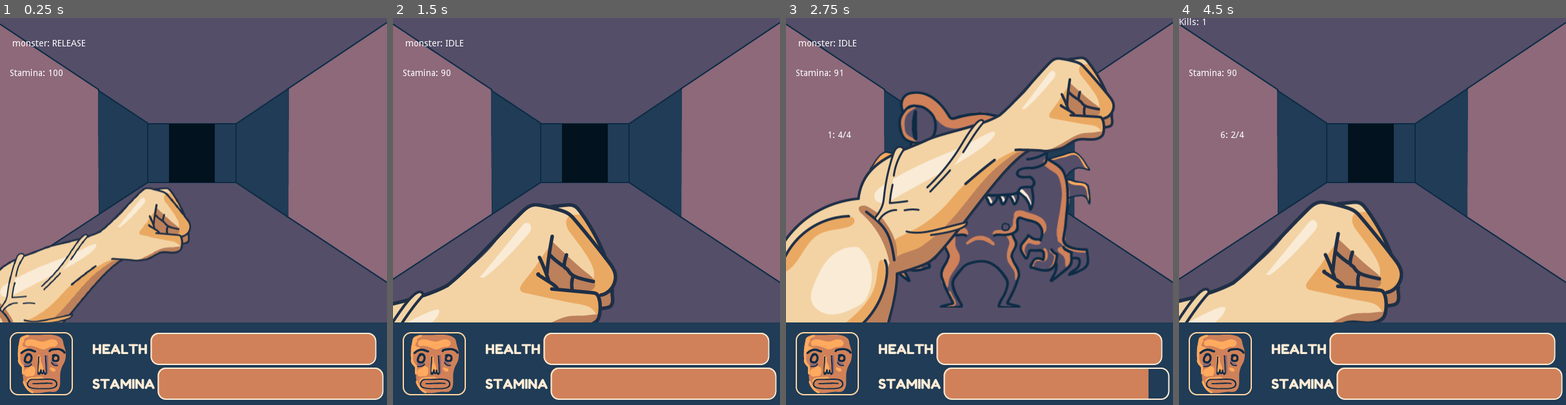
Above: before the commit, frames 1-4 (left to right).
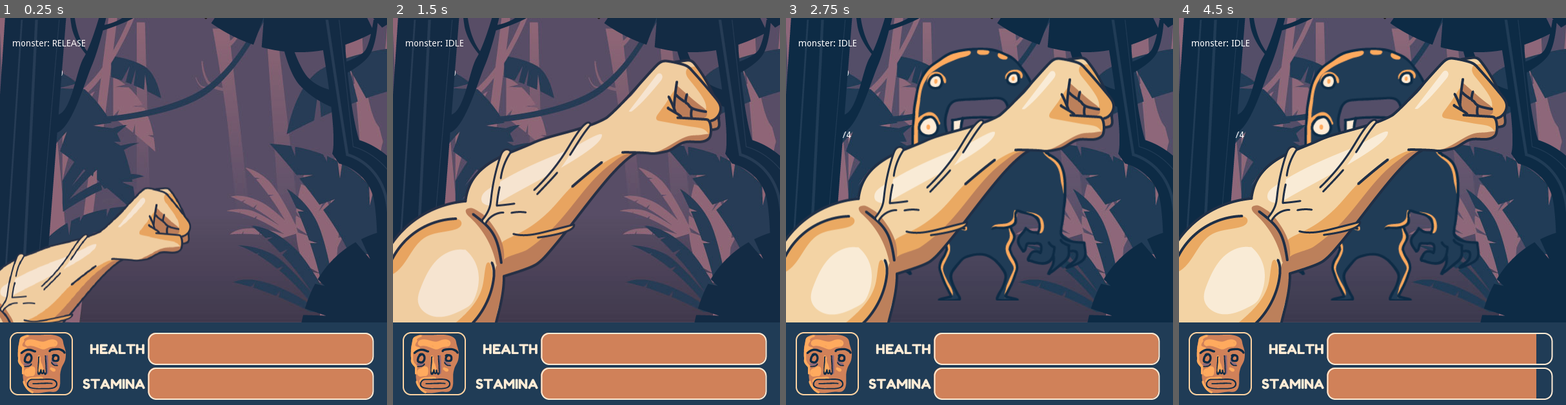
Above: after the commit, the same moments.

Repository: blackmambastudio/mocho
Game: Godot game, scene res://Game.tscn
Two runs of this game, one before a commit and one after it. Both use one fixed random seed, a clock stepped at 60 frames per second and the inputs below.
Inputs (mouse positions are in pixels of both pictures, inside the frame that each line leads up to):
- Up to frame 1 (0.25 s): no input
- Up to frame 2 (1.5 s): hold Right (ui_right) 0.53-1.28 s; tap D (block) at 0.6 s; click (586, 211) at 0.67 s; tap K (hit) at 0.8, 1.35 s; tap Enter at 1.25 s; move the mouse to (509, 230) at 1.27 s; click (509, 230) at 1.42 s
- Up to frame 3 (2.75 s): tap D (block) at 1.55, 2.1 s; move the mouse to (1018, 126) at 2.02 s; hold Right (ui_right) from 2.03 s (still down); click (1018, 126) at 2.17 s; tap K (hit) at 2.3 s
- Up to frame 4 (4.5 s): tap Space at 2.75 s; move the mouse to (1353, 288) at 2.77 s; tap K (hit) at 2.85, 3.8, 4.35 s; click (1353, 288) at 2.92 s; tap D (block) at 3.05, 3.6 s; move the mouse to (1488, 269) at 3.52 s; release Right (ui_right) at 3.53 s; click (1488, 269) at 3.67 s; move the mouse to (1256, 153) at 4.27 s; click (1256, 153) at 4.42 s

The runs differ from the first frame. In frame 1, 49% of the frame differs, in the area x 0-100%, y 0-99%; in frame 2, 63%; in frame 3, 44%; in frame 4, 67%.

Commit message:
Added spritesheet for Marta, the segundo mostro.
Updated the background and foreground of the game world with the jungle sprites made by Lorena.
The game can be restarted with a punch.
Added LMB and LRB to the Input Map for hit and block respectively.
Updated Godot's project icon.

Diff:
--- /dev/null
+++ b/CustomResources/DynamicFont/Fredoka-21.tres
@@ -0,0 +1,7 @@
+[gd_resource type="DynamicFont" load_steps=2 format=2]
+
+[ext_resource path="res://Assets/FredokaOne-Regular.ttf" type="DynamicFontData" id=1]
+
+[resource]
+size = 21
+font_data = ExtResource( 1 )
--- a/Dungeon.gd
+++ b/Dungeon.gd
@@ -1,6 +1,11 @@
 extends Control
 
 var Monster = preload("res://Monster.tscn")
+var Monster2 = preload("res://MonsterMarta.tscn")
 
 func next_monster():
-	return Monster.instance()
+	randomize()
+	if randf() < 0.5:
+		return Monster.instance()
+	else:
+		return Monster2.instance()
--- a/Fighter.gd
+++ b/Fighter.gd
@@ -131,3 +131,10 @@
 	elif self.current_status != STATUS.BLOCK:
 		self.time_transition = 0
 		set_status(STATUS.STUNNED)
+
+func restart():
+	self.hp = 100
+	self.damaged = false
+	self.block_released = false
+	$HP.text = 'HP: ' + str(self.hp)
+	set_status(STATUS.IDLE)
--- a/GUI.gd
+++ b/GUI.gd
@@ -1,4 +1,6 @@
 extends CanvasLayer
+
+signal restart_pressed
 
 onready var _health = $GUI/HUD/VBoxContainer/HealthContainer/HealthBar
 onready var _stamina = $GUI/HUD/VBoxContainer/StaminaContainer/StaminaBar
@@ -6,6 +8,7 @@
 # Called when the node enters the scene tree for the first time.
 func _ready():
 	update_health(100)
+	$GUI/RestartContainer.hide()
 
 func update_health(value):
 	_health.set_value(value)
@@ -13,3 +16,14 @@
 
 func update_stamina(value):
 	_stamina.set_value(value)
+
+func _process(delta):
+	if not $GUI/RestartContainer.is_visible(): return
+	if Input.is_action_just_pressed("hit"):
+		update_health(100)
+		$GUI/RestartContainer.hide()
+		emit_signal("restart_pressed")
+
+func show_restart():
+	yield(get_tree().create_timer(2.0), "timeout")
+	$GUI/RestartContainer.show()
--- a/GUI.tscn
+++ b/GUI.tscn
@@ -1,16 +1,18 @@
-[gd_scene load_steps=7 format=2]
+[gd_scene load_steps=8 format=2]
 
 [ext_resource path="res://GUI.gd" type="Script" id=1]
 [ext_resource path="res://Assets/hud_background.png" type="Texture" id=2]
-[ext_resource path="res://Assets/FredokaOne-Regular.ttf" type="DynamicFontData" id=3]
+[ext_resource path="res://CustomResources/DynamicFont/Fredoka-21.tres" type="DynamicFont" id=3]
 [ext_resource path="res://Assets/health_over.png" type="Texture" id=4]
 [ext_resource path="res://Assets/health_progress.png" type="Texture" id=5]
+[ext_resource path="res://Assets/FredokaOne-Regular.ttf" type="DynamicFontData" id=6]
 
 [sub_resource type="DynamicFont" id=1]
-size = 21
-font_data = ExtResource( 3 )
+size = 48
+font_data = ExtResource( 6 )
 
 [node name="UI" type="CanvasLayer"]
+layer = 2
 script = ExtResource( 1 )
 
 [node name="GUI" type="Control" parent="."]
@@ -25,6 +27,7 @@
 mouse_filter = 2
 
 [node name="HUD" type="Control" parent="GUI"]
+editor/display_folded = true
 anchor_top = 1.0
 anchor_right = 1.0
 anchor_bottom = 1.0
@@ -39,27 +42,29 @@
 [node name="VBoxContainer" type="VBoxContainer" parent="GUI/HUD"]
 anchor_left = 1.0
 anchor_right = 1.0
-margin_left = -457.0
+margin_left = -480.0
 margin_top = 16.0
-margin_right = -16.0
-margin_bottom = 112.0
+margin_right = -20.0
+margin_bottom = 120.0
 alignment = 1
 
 [node name="HealthContainer" type="HBoxContainer" parent="GUI/HUD/VBoxContainer"]
-margin_right = 452.0
+margin_right = 460.0
 margin_bottom = 50.0
+alignment = 2
 
 [node name="Text" type="Label" parent="GUI/HUD/VBoxContainer/HealthContainer"]
+margin_left = 19.0
 margin_top = 12.0
-margin_right = 86.0
+margin_right = 105.0
 margin_bottom = 38.0
-custom_fonts/font = SubResource( 1 )
+custom_fonts/font = ExtResource( 3 )
 custom_colors/font_color = Color( 1, 0.92549, 0.839216, 1 )
 text = "HEALTH"
 
 [node name="HealthBar" type="TextureProgress" parent="GUI/HUD/VBoxContainer/HealthContainer"]
-margin_left = 90.0
-margin_right = 441.0
+margin_left = 109.0
+margin_right = 460.0
 margin_bottom = 50.0
 value = 100.0
 texture_over = ExtResource( 4 )
@@ -67,21 +72,48 @@
 
 [node name="StaminaContainer" type="HBoxContainer" parent="GUI/HUD/VBoxContainer"]
 margin_top = 54.0
-margin_right = 452.0
+margin_right = 460.0
 margin_bottom = 104.0
+alignment = 2
 
 [node name="Text" type="Label" parent="GUI/HUD/VBoxContainer/StaminaContainer"]
+margin_left = 8.0
 margin_top = 12.0
-margin_right = 97.0
+margin_right = 105.0
 margin_bottom = 38.0
-custom_fonts/font = SubResource( 1 )
+custom_fonts/font = ExtResource( 3 )
 custom_colors/font_color = Color( 1, 0.92549, 0.839216, 1 )
 text = "STAMINA"
 
 [node name="StaminaBar" type="TextureProgress" parent="GUI/HUD/VBoxContainer/StaminaContainer"]
-margin_left = 101.0
-margin_right = 452.0
+margin_left = 109.0
+margin_right = 460.0
 margin_bottom = 50.0
 value = 100.0
 texture_over = ExtResource( 4 )
 texture_progress = ExtResource( 5 )
+
+[node name="RestartContainer" type="Control" parent="GUI"]
+anchor_right = 1.0
+anchor_bottom = 1.0
+mouse_filter = 2
+
+[node name="ColorRect" type="ColorRect" parent="GUI/RestartContainer"]
+margin_top = 240.0
+margin_right = 600.0
+margin_bottom = 360.0
+mouse_filter = 2
+color = Color( 0.0509804, 0.168627, 0.270588, 1 )
+
+[node name="Label" type="Label" parent="GUI/RestartContainer"]
+anchor_left = 0.5
+anchor_top = 0.5
+anchor_right = 0.5
+anchor_bottom = 0.5
+margin_left = -204.5
+margin_top = -29.5
+margin_right = 204.5
+margin_bottom = 29.5
+custom_fonts/font = SubResource( 1 )
+custom_colors/font_color = Color( 1, 0.666667, 0.368627, 1 )
+text = "punch to restart"
--- a/Game.gd
+++ b/Game.gd
@@ -15,12 +15,15 @@
 	$AudioManager/MX_InGame.volume_db = -80
 
 	$Mocho.connect("STATUS_UPDATED", self, "on_mocho_updated")
-	self.new_monster()
 	$Metronome.connect('SIXTEENTH', self, 'on_metronome_note')
 	$Metronome.connect('SYNC', self, 'on_metronome_sync_start')
+	$UI.connect("restart_pressed", self, "restart_game")
 
+	start_juego()
+
+func start_juego():
+	self.new_monster()
 	yield(get_tree().create_timer(2), 'timeout')
-
 	$Metronome.start()
 
 func on_metronome_sync_start(time):
@@ -54,19 +57,21 @@
 
 		self.new_monster()
 
-func on_input(Event):
-	if Event is InputEventMouseButton:
-		if Event.pressed and !pressed:
-			if Event.button_index == 1:
-				$Mocho.hit()
-			elif Event.button_index == 2:
-				$Mocho.block()
-			pressed = true
-		elif pressed and !Event.pressed:
-			pressed = false
-			if Event.button_index == 2:
-				$Mocho.unblock()
-
+# Comenté esto porque ahora el Input Map del proyecto registra la K y el clic
+# izquierdo como "hit"; y la D y el clic derecho como "block" ------------------
+#func on_input(Event):
+#	if Event is InputEventMouseButton:
+#		if Event.pressed and !pressed:
+#			if Event.button_index == 1:
+#				$Mocho.hit()
+#			elif Event.button_index == 2:
+#				$Mocho.block()
+#			pressed = true
+#		elif pressed and !Event.pressed:
+#			pressed = false
+#			if Event.button_index == 2:
+#				$Mocho.unblock()
+# ------------------------------------------------------------------------------
 
 func on_mocho_updated(status):
 	match status:
@@ -86,7 +91,9 @@
 		STATUS.BLOCK:
 			pass
 		STATUS.DEAD:
-			$Background/AnimationPlayer.play("Fall")
+			$AudioManager/MX_InGame.volume_db = -80
+			$Metronome.playing = false
+			$UI.show_restart()
 
 	if current_monster:
 		current_monster.set_mocho_status(status)
@@ -108,3 +115,10 @@
 	if tick == 0:
 		$Mocho.recover_stamina()
 		$UI.update_stamina($Mocho.stamina)
+
+func restart_game():
+	# Delete the current monster
+	if current_monster:
+		current_monster.queue_free()
+	$Mocho.restart()
+	start_juego()
--- a/Game.tscn
+++ b/Game.tscn
@@ -1,7 +1,7 @@
-[gd_scene load_steps=30 format=2]
+[gd_scene load_steps=31 format=2]
 
 [ext_resource path="res://Game.gd" type="Script" id=1]
-[ext_resource path="res://Assets/walls.png" type="Texture" id=2]
+[ext_resource path="res://Assets/fondo.jpg" type="Texture" id=2]
 [ext_resource path="res://Dungeon.gd" type="Script" id=3]
 [ext_resource path="res://Mocho.tscn" type="PackedScene" id=4]
 [ext_resource path="res://AudioManager.gd" type="Script" id=5]
@@ -28,6 +28,7 @@
 [ext_resource path="res://Assets/titulo_mocho.png" type="Texture" id=26]
 [ext_resource path="res://GUI.tscn" type="PackedScene" id=27]
 [ext_resource path="res://Metronome.gd" type="Script" id=28]
+[ext_resource path="res://Assets/arbol_frente.png" type="Texture" id=29]
 
 [sub_resource type="Animation" id=1]
 resource_name = "Fall"
@@ -59,12 +60,8 @@
 color = Color( 0.329412, 0.305882, 0.407843, 1 )
 
 [node name="Walls" type="TextureRect" parent="Background"]
-anchor_left = 0.5
-anchor_right = 0.5
-margin_left = -301.0
-margin_top = 6.0706
-margin_right = 301.0
-margin_bottom = 411.071
+margin_right = 600.0
+margin_bottom = 472.0
 texture = ExtResource( 2 )
 
 [node name="AnimationPlayer" type="AnimationPlayer" parent="Background"]
@@ -102,6 +99,7 @@
 bus = "Music"
 
 [node name="Mocho" type="Control" parent="AudioManager"]
+editor/display_folded = true
 margin_right = 40.0
 margin_bottom = 40.0
 
@@ -163,6 +161,7 @@
 stream = ExtResource( 14 )
 
 [node name="Alien" type="Control" parent="AudioManager"]
+editor/display_folded = true
 margin_right = 40.0
 margin_bottom = 40.0
 
@@ -249,3 +248,8 @@
 margin_top = 175.488
 margin_right = 103.938
 margin_bottom = 189.488
+
+[node name="Foreground" type="TextureRect" parent="."]
+margin_right = 40.0
+margin_bottom = 40.0
+texture = ExtResource( 29 )
--- a/Metronome.gd
+++ b/Metronome.gd
@@ -23,10 +23,9 @@
 	sixteenth_time = beat_interval/16
 	print (current_time, " time to sixteenth: ", sixteenth_time)
 
-
-
 func _process(delta):
 	if !playing: return
+
 	if playing and current_time == 0 and current_tick == 0:
 		emit_signal('SYNC', delta)
 	current_time += delta
--- a/Mocho.gd
+++ b/Mocho.gd
@@ -46,11 +46,11 @@
 	match status:
 		STATUS.CANCEL:
 			self.add_stamina(-stm_cost_hit)
-			$ColorRect.self_modulate.a = 0
+			$CanvasLayer/ColorRect.self_modulate.a = 0
 			$Sprite.set_frame(0)
 			$AnimationPlayer.play("Idle")
 		STATUS.IDLE:
-			$ColorRect.self_modulate.a = 0
+			$CanvasLayer/ColorRect.self_modulate.a = 0
 			$Sprite.set_frame(0)
 			$AnimationPlayer.play("Idle")
 		STATUS.PARRY:
@@ -73,6 +73,9 @@
 		STATUS.STUNNED:
 			$Sprite.set_frame(5)
 			AM.mocho_stunned()
+		STATUS.DEAD:
+			yield($AnimationPlayer, "animation_finished")
+			$AnimationPlayer.play("Death")
 	.set_status(status)
 
 func get_damage(damage):
@@ -97,3 +100,9 @@
 		self.block()
 	elif Input.is_action_just_released("block"):
 		self.unblock()
+
+func restart():
+	add_stamina(100)
+	$AnimationPlayer.seek(0.0)
+	$AnimationPlayer.stop()
+	.restart()
--- a/Mocho.tscn
+++ b/Mocho.tscn
@@ -24,7 +24,7 @@
 "values": [ Vector2( 0, 0 ), Vector2( 0, 10 ), Vector2( -10, 10 ), Vector2( 0, 0 ) ]
 }
 tracks/1/type = "value"
-tracks/1/path = NodePath("ColorRect:self_modulate")
+tracks/1/path = NodePath("CanvasLayer/ColorRect:self_modulate")
 tracks/1/interp = 1
 tracks/1/loop_wrap = true
 tracks/1/imported = false
@@ -36,7 +36,7 @@
 "values": [ Color( 1, 1, 1, 0 ), Color( 1, 1, 1, 0.0823529 ), Color( 1, 1, 1, 0 ) ]
 }
 tracks/2/type = "value"
-tracks/2/path = NodePath("ColorRect:color")
+tracks/2/path = NodePath("CanvasLayer/ColorRect:color")
 tracks/2/interp = 1
 tracks/2/loop_wrap = true
 tracks/2/imported = false
@@ -48,6 +48,46 @@
 "values": [ Color( 0.713726, 0.219608, 0.192157, 1 ) ]
 }
 
+[sub_resource type="Animation" id=6]
+resource_name = "Death"
+length = 0.7
+tracks/0/type = "value"
+tracks/0/path = NodePath("CanvasLayer/ColorRect:color")
+tracks/0/interp = 1
+tracks/0/loop_wrap = true
+tracks/0/imported = false
+tracks/0/enabled = true
+tracks/0/keys = {
+"times": PoolRealArray( 0.00751438 ),
+"transitions": PoolRealArray( 1 ),
+"update": 0,
+"values": [ Color( 0.713726, 0.219608, 0.192157, 1 ) ]
+}
+tracks/1/type = "value"
+tracks/1/path = NodePath("CanvasLayer/ColorRect:self_modulate")
+tracks/1/interp = 1
+tracks/1/loop_wrap = true
+tracks/1/imported = false
+tracks/1/enabled = true
+tracks/1/keys = {
+"times": PoolRealArray( 0.00751438, 0.7 ),
+"transitions": PoolRealArray( -0.5, 1 ),
+"update": 0,
+"values": [ Color( 1, 1, 1, 0 ), Color( 1, 1, 1, 0.501961 ) ]
+}
+tracks/2/type = "value"
+tracks/2/path = NodePath("Sprite:position")
+tracks/2/interp = 1
+tracks/2/loop_wrap = true
+tracks/2/imported = false
+tracks/2/enabled = true
+tracks/2/keys = {
+"times": PoolRealArray( 0.00373032, 0.695736, 0.7 ),
+"transitions": PoolRealArray( -0.5, 1, 1 ),
+"update": 0,
+"values": [ Vector2( 0, 0 ), Vector2( 0, 220 ), Vector2( 0, 290 ) ]
+}
+
 [sub_resource type="Animation" id=3]
 length = 0.6
 tracks/0/type = "value"
@@ -63,7 +103,7 @@
 "values": [ Vector2( 0, 0 ), Vector2( -10, 0 ), Vector2( -10, 10 ), Vector2( -10, 0 ), Vector2( -20, 0 ), Vector2( 0, 10 ), Vector2( 0, 0 ) ]
 }
 tracks/1/type = "value"
-tracks/1/path = NodePath("ColorRect:self_modulate")
+tracks/1/path = NodePath("CanvasLayer/ColorRect:self_modulate")
 tracks/1/interp = 1
 tracks/1/loop_wrap = true
 tracks/1/imported = false
@@ -75,7 +115,7 @@
 "values": [ Color( 1, 1, 1, 0 ), Color( 1, 1, 1, 0.294118 ), Color( 1, 1, 1, 0 ) ]
 }
 tracks/2/type = "value"
-tracks/2/path = NodePath("ColorRect:color")
+tracks/2/path = NodePath("CanvasLayer/ColorRect:color")
 tracks/2/interp = 1
 tracks/2/loop_wrap = true
 tracks/2/imported = false
@@ -108,7 +148,7 @@
 resource_name = "ParryHit"
 length = 0.4
 tracks/0/type = "value"
-tracks/0/path = NodePath("ColorRect:color")
+tracks/0/path = NodePath("CanvasLayer/ColorRect:color")
 tracks/0/interp = 1
 tracks/0/loop_wrap = true
 tracks/0/imported = false
@@ -120,7 +160,7 @@
 "values": [ Color( 1, 0.92549, 0.839216, 1 ) ]
 }
 tracks/1/type = "value"
-tracks/1/path = NodePath("ColorRect:self_modulate")
+tracks/1/path = NodePath("CanvasLayer/ColorRect:self_modulate")
 tracks/1/interp = 1
 tracks/1/loop_wrap = true
 tracks/1/imported = false
@@ -132,7 +172,7 @@
 "values": [ Color( 1, 1, 1, 0 ), Color( 1, 1, 1, 1 ), Color( 1, 1, 1, 0 ) ]
 }
 
-[node name="Mocho" instance=ExtResource( 1 )]
+[node name="Mocho" index="0" instance=ExtResource( 1 )]
 margin_left = 0.0
 margin_top = 0.0
 margin_right = 600.0
@@ -150,6 +190,7 @@
 [node name="Sprite" type="Sprite" parent="." index="2"]
 light_mask = 2
 material = SubResource( 1 )
+position = Vector2( 0, 21.1406 )
 z_index = 2
 z_as_relative = false
 texture = ExtResource( 3 )
@@ -168,20 +209,25 @@
 [node name="AnimationPlayer" type="AnimationPlayer" parent="." index="4"]
 autoplay = "Idle"
 anims/BlockHit = SubResource( 2 )
+anims/Death = SubResource( 6 )
 anims/GetHit = SubResource( 3 )
 anims/Idle = SubResource( 4 )
 anims/ParryHit = SubResource( 5 )
 
-[node name="ColorRect" type="ColorRect" parent="." index="5"]
-self_modulate = Color( 1, 1, 1, 0 )
-anchor_right = 1.0
-anchor_bottom = 1.0
-mouse_filter = 2
-color = Color( 1, 0.92549, 0.839216, 1 )
-
-[node name="Stamina" type="Label" parent="." index="6"]
+[node name="Stamina" type="Label" parent="." index="5"]
 margin_left = 14.9641
 margin_top = 78.9017
 margin_right = 54.9641
 margin_bottom = 92.9017
 text = "Stamina: 100"
+
+[node name="CanvasLayer" type="CanvasLayer" parent="." index="6"]
+editor/display_folded = true
+
+[node name="ColorRect" type="ColorRect" parent="CanvasLayer" index="0"]
+self_modulate = Color( 1, 1, 1, 0.0404549 )
+anchor_right = 1.0
+anchor_bottom = 1.0
+margin_bottom = -128.0
+mouse_filter = 2
+color = Color( 0.713726, 0.219608, 0.192157, 1 )
--- a/Monster.gd
+++ b/Monster.gd
@@ -4,7 +4,6 @@
 var AM
 
 export (float) var reflexes = 0.95
-export (float) var strength = 10
 
 var mocho_status = 0
 
@@ -42,10 +41,9 @@
 	match self.mocho_status:
 		STATUS.DEAD:
 			mocho_dead = true
-			$AnimationPlayer.play("Victory")
+			# $AnimationPlayer.play("Victory")
 
 func check_dodge(chance):
-
 	if current_status == STATUS.TO_DODGE and self.mocho_status == STATUS.CANCEL:
 		self.set_status(STATUS.DODGE)
 		return
@@ -100,6 +98,7 @@
 			if randf() < 0.2:
 				AM.alien_dodge()
 			# trigger the dogging animation
+			randomize()
 			if randf() < 0.5:
 				$AnimationPlayer.play("DodgeLeft", -1, 1.5)
 			else:
--- /dev/null
+++ b/MonsterMarta.tscn
@@ -0,0 +1,11 @@
+[gd_scene load_steps=3 format=2]
+
+[ext_resource path="res://Monster.tscn" type="PackedScene" id=1]
+[ext_resource path="res://Assets/alien-02.png" type="Texture" id=2]
+
+[node name="MonsterMarta" instance=ExtResource( 1 )]
+damage = 70
+
+[node name="Sprite" parent="." index="2"]
+position = Vector2( 300, 224.54 )
+texture = ExtResource( 2 )
--- a/project.godot
+++ b/project.godot
@@ -34,11 +34,13 @@
 hit={
 "deadzone": 0.5,
 "events": [ Object(InputEventKey,"resource_local_to_scene":false,"resource_name":"","device":0,"alt":false,"shift":false,"control":false,"meta":false,"command":false,"pressed":false,"scancode":75,"unicode":0,"echo":false,"script":null)
+, Object(InputEventMouseButton,"resource_local_to_scene":false,"resource_name":"","device":0,"alt":false,"shift":false,"control":false,"meta":false,"command":false,"button_mask":0,"position":Vector2( 0, 0 ),"global_position":Vector2( 0, 0 ),"factor":1.0,"button_index":1,"pressed":false,"doubleclick":false,"script":null)
  ]
 }
 block={
 "deadzone": 0.5,
 "events": [ Object(InputEventKey,"resource_local_to_scene":false,"resource_name":"","device":0,"alt":false,"shift":false,"control":false,"meta":false,"command":false,"pressed":false,"scancode":68,"unicode":0,"echo":false,"script":null)
+, Object(InputEventMouseButton,"resource_local_to_scene":false,"resource_name":"","device":0,"alt":false,"shift":false,"control":false,"meta":false,"command":false,"button_mask":0,"position":Vector2( 0, 0 ),"global_position":Vector2( 0, 0 ),"factor":1.0,"button_index":2,"pressed":false,"doubleclick":false,"script":null)
  ]
 }
 
Binary file added: Assets/alien-02.png
Not shown, added: Assets/alien-02.png.import
Binary file added: Assets/arbol_frente.png
Not shown, added: Assets/arbol_frente.png.import
Binary file added: Assets/fondo.jpg
Not shown, added: Assets/fondo.jpg.import
Not shown: 1 places in Mocho.tscn that only renumber resources
Binary file changed: icon.png
